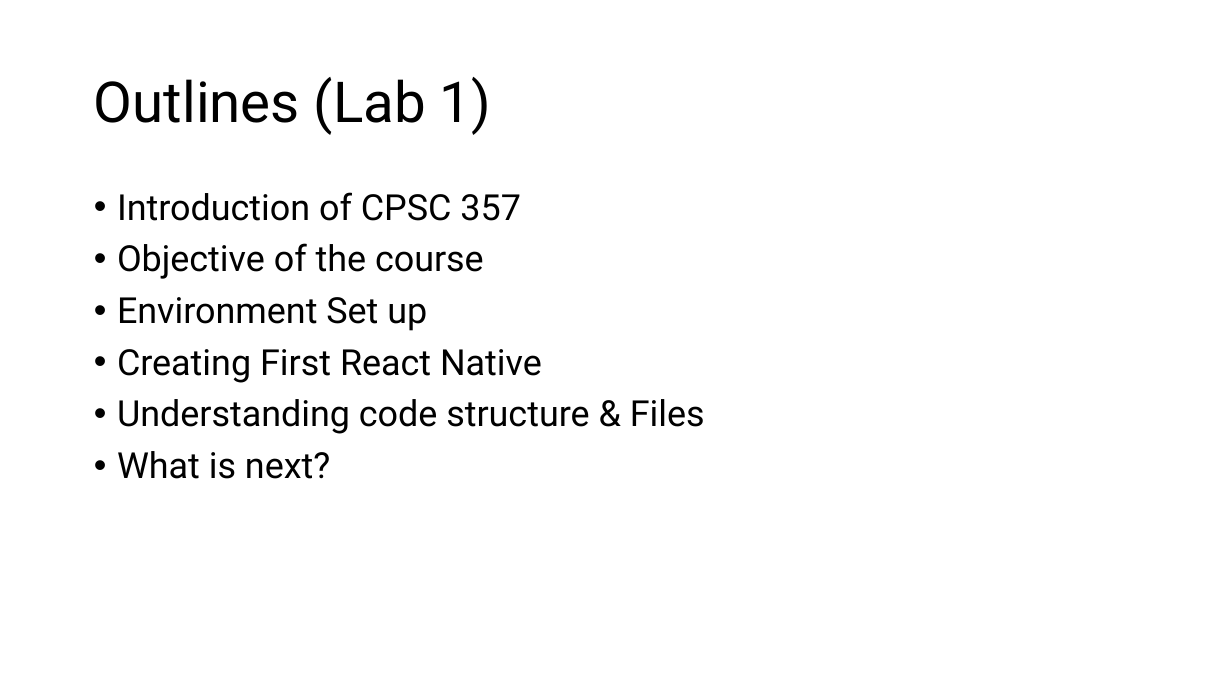
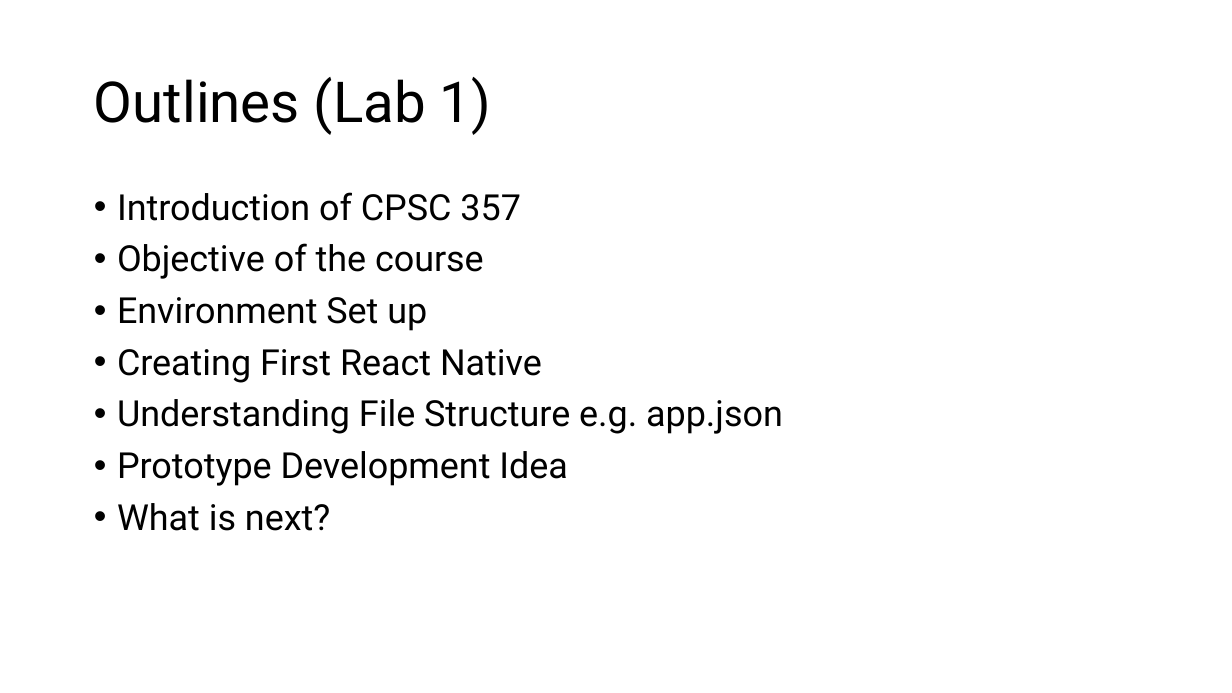
Before and after one commit to neonbranch/CPSC-357-Lab, a slide deck: slide 2 of common/CPSC357_Lectures.pptx. Drawn at 1232x693 pixels with LibreOffice and Linux fonts; fonts in the diff are those of the drawing. Boxes give left, top, right and bottom in pixels: in the first picture for what was removed or moved away, otherwise in the second. Text is boxed around its words. In the diff, an @@ line names an element or a change of style, - is before the commit and + after.

```diff
--- a/common/CPSC357_Lectures.pptx
+++ b/common/CPSC357_Lectures.pptx
@@ text at (117,399,783,486): text changed @@
-• Understanding code structure & Files
+• Understanding File Structure e.g. app.json
+• Prototype Development Idea
```
Also in this commit, not shown: 3 other slides changed, 2 slides added, 1 slide removed, 20 other files.
